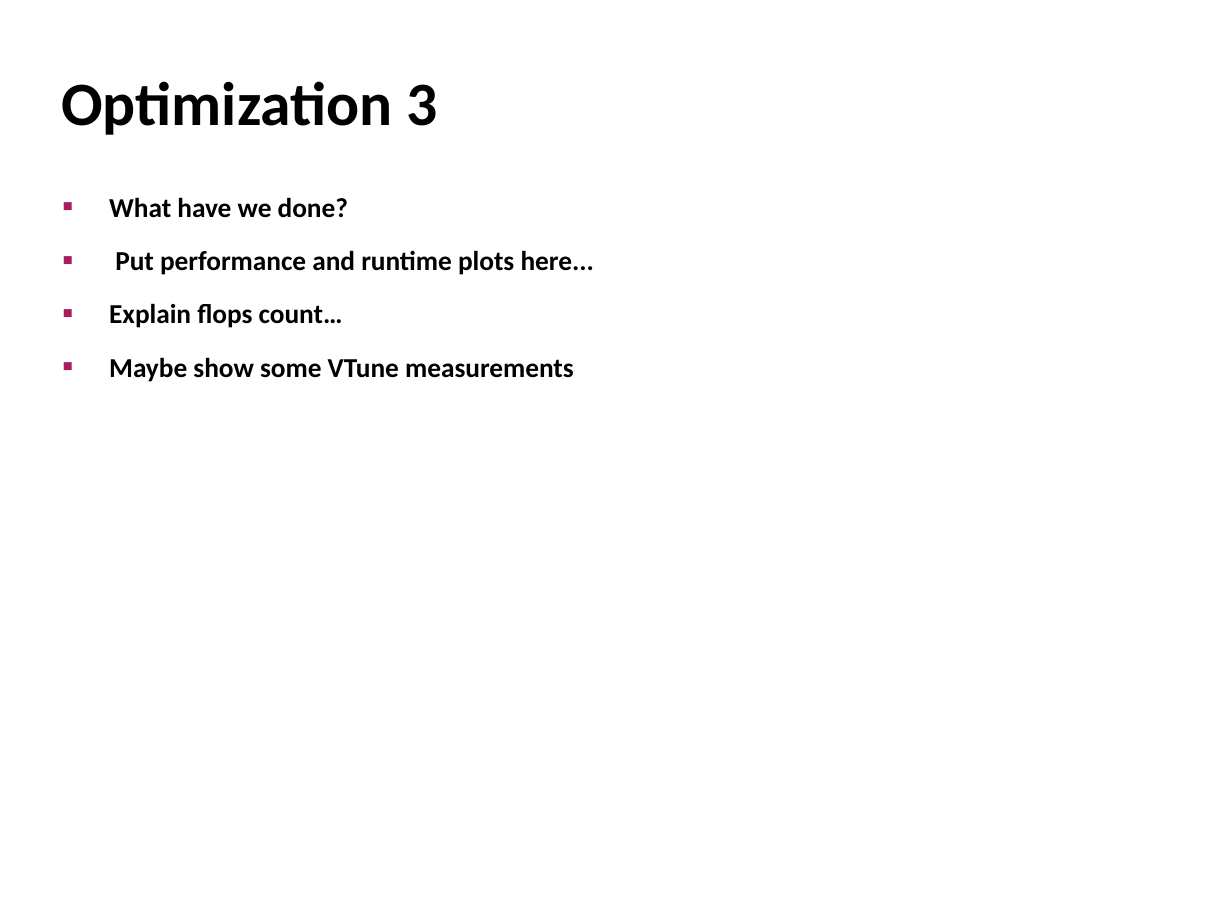
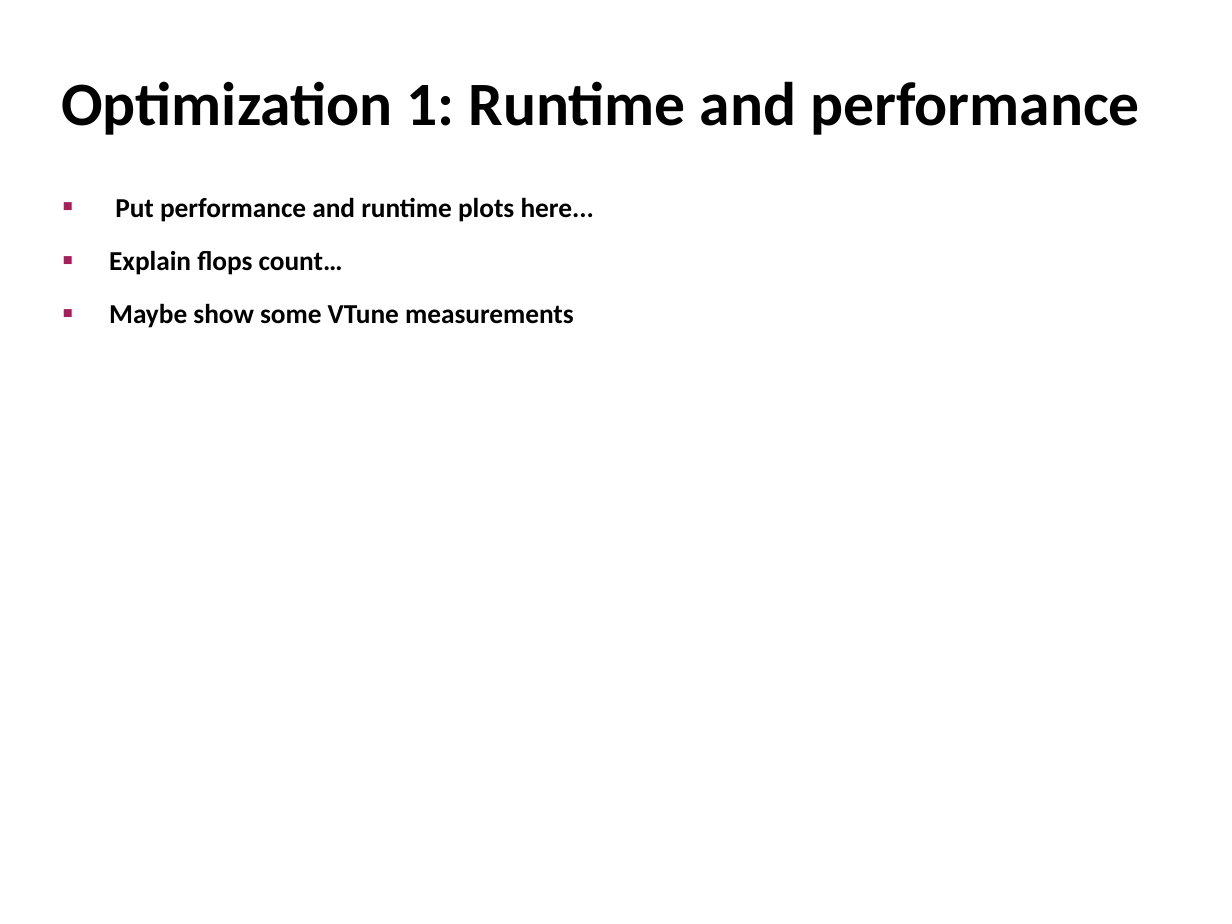
Before and after one commit to MarH19/fast-image-quilting-for-texture-synthesis, a slide deck: slide 5 of powerpoint/presentation-template.pptx (slide 10 before the commit). Drawn at 1232x924 pixels with LibreOffice and Linux fonts; fonts in the diff are those of the drawing. Boxes give left, top, right and bottom in pixels: in the first picture for what was removed or moved away, otherwise in the second. Text is boxed around its words. In the diff, an @@ line names an element or a change of style, - is before the commit and + after.

Commit message:
update

```diff
--- a/powerpoint/presentation-template.pptx
+++ b/powerpoint/presentation-template.pptx
@@ title at [61, 81, 1140, 135]: text changed @@
-Optimization 3
+Optimization 1: Runtime and performance
@@ text at [109, 197, 348, 218]: paragraph removed @@
-■ What have we done?
```
Also in this commit, not shown: 4 other slides changed, 1 slide added, 1 slide removed.
